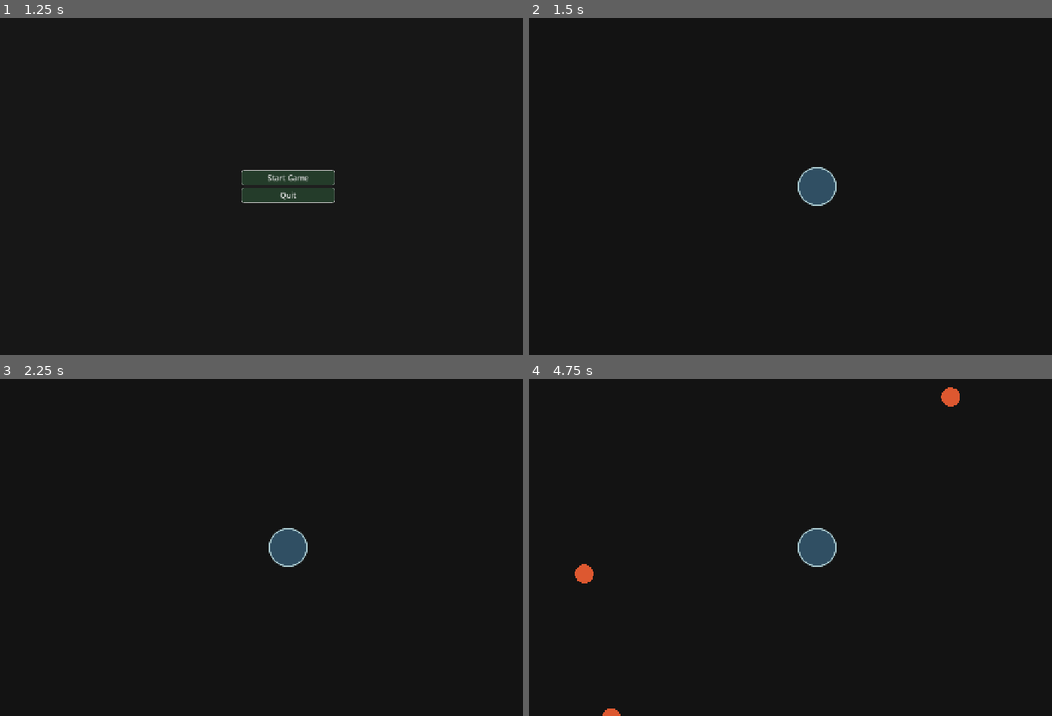
Above: before the commit, frames 1-4 (two rows, left to right).
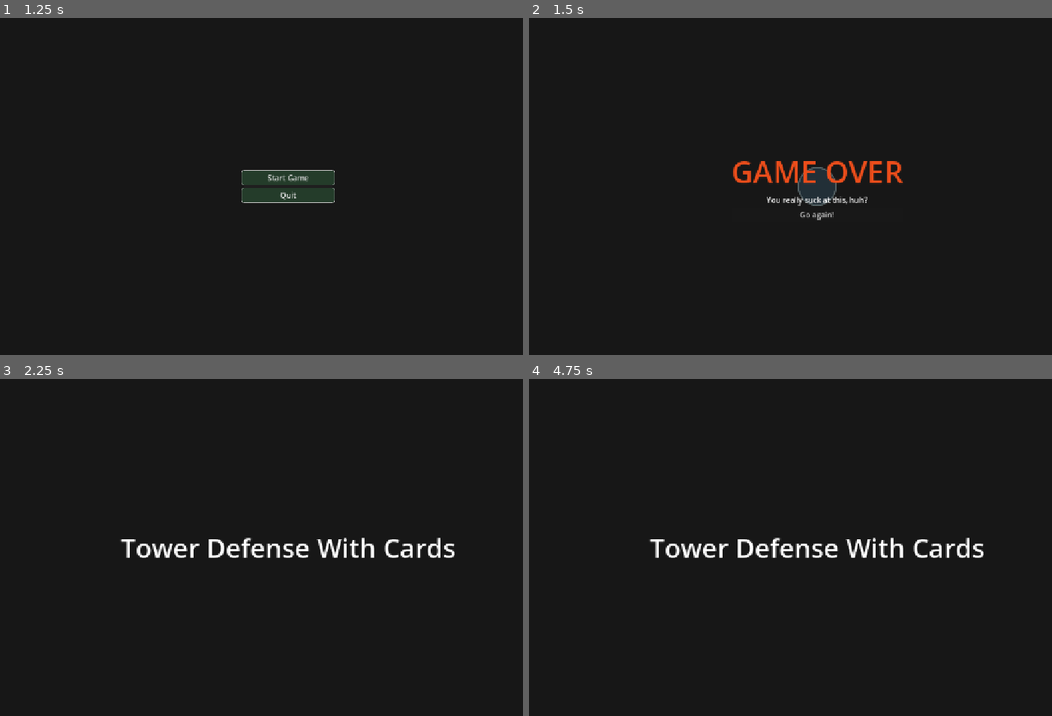
Above: after the commit, the same moments.

Repository: DennisRas/TowerDefenseWithCards
Game: Godot game, scene res://main.tscn
Two runs of this game, one before a commit and one after it. Both use one fixed random seed, a clock stepped at 60 frames per second and the inputs below.
Inputs (mouse positions are in pixels of both pictures, inside the frame that each line leads up to):
- Up to frame 1 (1.25 s): tap Enter (ui_accept) at 0.5 s; hold Enter (ui_accept) from 0.53 s (still down)
- Up to frame 2 (1.5 s): release Enter (ui_accept) at 1.25 s; click "Start Game" at 1.25 s
- Up to frame 3 (2.25 s): click (287, 574) at 2 s, where only the run after the commit has a clickable "Go again!"
- Up to frame 4 (4.75 s): tap Enter (ui_accept) at 2.75, 2.85, 3.02, 3.32 s; click (816, 537) at 3.5 s, where only the run after the commit has a clickable "Start Game"; click (816, 574) at 4.25 s, where only the run after the commit has a clickable "Go again!"

Frame 1 is identical in both runs. In frame 2, 1.9% of the frame differs, in the area x 39-72%, y 42-60%; in frame 3, 2.1%; in frame 4, 2.5%, in the area x 8-87%, y 2-100%.
Error before the commit: Invalid access to property or key 'health_changed' on a base object of type 'null instance'. (res://game/ui/hud/hud.gd:10)
Error after the commit: Attempt to call function 'bind' in base 'null instance' on a null instance. (res://game/game.gd:18)

Commit message:
refactoring

Diff:
--- a/game/game.gd
+++ b/game/game.gd
@@ -1,4 +1,9 @@
 extends Node
+
+@onready var Arena = $Arena
+@onready var tower = $Arena/Tower
+@onready var ui = $Ui
+@onready var HUD = $Ui/Hud
 
 enum State {
 	PLAYING,
@@ -7,19 +12,23 @@
 
 var state = State.PLAYING
 
-signal state_changed
+signal state_changed(state)
+
+func _ready() -> void:
+	ui.bind(self)
 
 func end():
 	if state == State.GAME_OVER:
 		return
 
+	get_tree().paused = true
 	state = State.GAME_OVER
-	get_tree().paused = true
 	state_changed.emit(state)
 	print("Game over!")
 
 func restart():
-	get_tree().reload_current_scene()
-	Game.state = Game.State.PLAYING
+	get_tree().reload_current_scene() 	# Let's not do this, but just reset game instead
 	get_tree().paused = false
+	state = State.PLAYING
+	state_changed.emit(state)
 	print("Game restarting")
--- a/game/game.tscn
+++ b/game/game.tscn
@@ -3,12 +3,8 @@
 [ext_resource type="Script" uid="uid://bqq8d3mm8lev7" path="res://game/game.gd" id="1_h7iqs"]
 [ext_resource type="PackedScene" uid="uid://usjvnuy1iksc" path="res://game/arena/arena.tscn" id="2_4fuuu"]
 [ext_resource type="Script" uid="uid://cr3vu3udfm46n" path="res://game/arena/arena.gd" id="3_dxrkv"]
-[ext_resource type="Script" uid="uid://baavm7skyvx5y" path="res://game/ui/hud/hud.gd" id="4_dxrkv"]
-[ext_resource type="Script" uid="uid://c0b0cj4ov8o0s" path="res://game/ui/overlays/game_over/restart_button.gd" id="5_dakft"]
-
-[sub_resource type="LabelSettings" id="LabelSettings_u5opy"]
-font_size = 64
-font_color = Color(0.92360234, 0.30274448, 0.10450987, 1)
+[ext_resource type="PackedScene" uid="uid://cghmc228ykhn2" path="res://game/ui/ui.tscn" id="4_dxrkv"]
+[ext_resource type="Script" uid="uid://bswlptk6c1j56" path="res://game/ui/ui.gd" id="5_dakft"]
 
 [node name="Game" type="Node2D" unique_id=920687291]
 script = ExtResource("1_h7iqs")
@@ -16,57 +12,5 @@
 [node name="Arena" parent="." unique_id=842938838 instance=ExtResource("2_4fuuu")]
 script = ExtResource("3_dxrkv")
 
-[node name="Game" type="Node" parent="." unique_id=61635897]
-script = ExtResource("1_h7iqs")
-
-[node name="UI" type="CanvasLayer" parent="." unique_id=1021804737]
-
-[node name="HUD" type="CanvasLayer" parent="UI" unique_id=1102190214]
-process_mode = 3
-script = ExtResource("4_dxrkv")
-
-[node name="TowerHPLabel" type="Label" parent="UI/HUD" unique_id=1116858648]
-offset_left = 20.0
-offset_top = 20.0
-offset_right = 60.0
-offset_bottom = 43.0
-
-[node name="GameOverPanel" type="Panel" parent="UI/HUD" unique_id=1432564142]
-visible = false
-top_level = true
-anchors_preset = 15
-anchor_right = 1.0
-anchor_bottom = 1.0
-grow_horizontal = 2
-grow_vertical = 2
-
-[node name="CenterContainer" type="CenterContainer" parent="UI/HUD/GameOverPanel" unique_id=2011767717]
-layout_mode = 1
-anchors_preset = 15
-anchor_right = 1.0
-anchor_bottom = 1.0
-grow_horizontal = 2
-grow_vertical = 2
-
-[node name="VBoxContainer" type="VBoxContainer" parent="UI/HUD/GameOverPanel/CenterContainer" unique_id=473673733]
-layout_mode = 2
-theme_override_constants/separation = 5
-
-[node name="GameOver" type="Label" parent="UI/HUD/GameOverPanel/CenterContainer/VBoxContainer" unique_id=1454938552]
-layout_mode = 2
-text = "GAME OVER"
-label_settings = SubResource("LabelSettings_u5opy")
-horizontal_alignment = 1
-vertical_alignment = 1
-
-[node name="RestartButton" type="Button" parent="UI/HUD/GameOverPanel/CenterContainer/VBoxContainer" unique_id=605983621]
-visible = false
-layout_mode = 2
-text = "Play Again"
+[node name="Ui" parent="." unique_id=1763920532 instance=ExtResource("4_dxrkv")]
 script = ExtResource("5_dakft")
-
-[node name="ClickToRestart" type="Label" parent="UI/HUD/GameOverPanel/CenterContainer/VBoxContainer" unique_id=1823937404]
-layout_mode = 2
-text = "Click to start again"
-horizontal_alignment = 1
-vertical_alignment = 1
--- a/game/ui/hud/hud.gd
+++ b/game/ui/hud/hud.gd
@@ -1,23 +1,20 @@
 extends CanvasLayer
 
 @onready var label = $TowerHPLabel
-@onready var tower = $"../Arena/Tower"
 @onready var overlay = $GameOverPanel
 
 func _ready():
 	process_mode = Node.PROCESS_MODE_ALWAYS
-	Game.state_changed.connect(state_changed)
-	tower.health_changed.connect(update_hp_label)
-	update_hp_label(tower.current_hp, tower.max_hp)
+	#Game.state_changed.connect(state_changed)
 
-func update_hp_label(current, max):
+func update_tower_health_text(current, max):
 	label.text = "Tower HP: %d/%d" % [current, max]
 
-func state_changed(state):
-	if state == Game.State.GAME_OVER:
-		overlay.visible = true
-	else:
-		overlay.visible = false
+#func state_changed(state):
+	#if state == Game.State.GAME_OVER:
+		#overlay.visible = true
+	#else:
+		#overlay.visible = false
 
 func _input(event):
 	if Game.state != Game.State.GAME_OVER:
--- a/game/ui/hud/hud.tscn
+++ b/game/ui/hud/hud.tscn
@@ -1,3 +1,12 @@
 [gd_scene format=3 uid="uid://c3dirjb8i8kg5"]
 
-[node name="Hud" type="Node2D" unique_id=2059965437]
+[ext_resource type="Script" uid="uid://baavm7skyvx5y" path="res://game/ui/hud/hud.gd" id="1_d4vpa"]
+
+[node name="Hud" type="CanvasLayer" unique_id=50652635]
+script = ExtResource("1_d4vpa")
+
+[node name="TowerHPLabel" type="Label" parent="." unique_id=384277224]
+offset_left = 20.0
+offset_top = 20.0
+offset_right = 60.0
+offset_bottom = 43.0
--- a/game/ui/overlays/game_over/game_over.tscn
+++ b/game/ui/overlays/game_over/game_over.tscn
@@ -1,3 +1,52 @@
 [gd_scene format=3 uid="uid://mjtwl70ba5u8"]
 
-[node name="Overlay" type="Node2D" unique_id=545898692]
+[ext_resource type="Script" uid="uid://c0b0cj4ov8o0s" path="res://game/ui/overlays/game_over/restart_button.gd" id="1_tfte2"]
+
+[sub_resource type="LabelSettings" id="LabelSettings_eyfj1"]
+font_size = 64
+font_color = Color(0.92360234, 0.30274448, 0.10450987, 1)
+
+[node name="GameOverOverlay" type="Control" unique_id=282295180]
+layout_mode = 3
+anchors_preset = 0
+
+[node name="Panel" type="Panel" parent="." unique_id=731649319]
+top_level = true
+layout_mode = 1
+anchors_preset = 15
+anchor_right = 1.0
+anchor_bottom = 1.0
+grow_horizontal = 2
+grow_vertical = 2
+
+[node name="CenterContainer" type="CenterContainer" parent="Panel" unique_id=335107672]
+layout_mode = 1
+anchors_preset = 15
+anchor_right = 1.0
+anchor_bottom = 1.0
+grow_horizontal = 2
+grow_vertical = 2
+
+[node name="VBoxContainer" type="VBoxContainer" parent="Panel/CenterContainer" unique_id=846729592]
+layout_mode = 2
+theme_override_constants/separation = 5
+
+[node name="GameOver" type="Label" parent="Panel/CenterContainer/VBoxContainer" unique_id=569559868]
+layout_mode = 2
+text = "GAME OVER"
+label_settings = SubResource("LabelSettings_eyfj1")
+horizontal_alignment = 1
+vertical_alignment = 1
+
+[node name="ClickToRestart" type="Label" parent="Panel/CenterContainer/VBoxContainer" unique_id=1598053902]
+layout_mode = 2
+text = "You really suck at this, huh?"
+horizontal_alignment = 1
+vertical_alignment = 1
+
+[node name="Restart" type="Button" parent="Panel/CenterContainer/VBoxContainer" unique_id=1888671696]
+layout_mode = 2
+text = "Go again!"
+script = ExtResource("1_tfte2")
+
+[connection signal="pressed" from="Panel/CenterContainer/VBoxContainer/Restart" to="Panel/CenterContainer/VBoxContainer/Restart" method="_on_pressed"]
--- a/game/ui/overlays/game_over/restart_button.gd
+++ b/game/ui/overlays/game_over/restart_button.gd
@@ -1,11 +1,12 @@
 extends Button
-
 
 # Called when the node enters the scene tree for the first time.
 func _ready() -> void:
 	pass # Replace with function body.
 
-
 # Called every frame. 'delta' is the elapsed time since the previous frame.
 func _process(delta: float) -> void:
 	pass
+
+func _on_pressed() -> void:
+	Game.restart()
--- /dev/null
+++ b/game/ui/ui.gd
@@ -0,0 +1,23 @@
+extends CanvasLayer
+
+var game
+
+func bind(game_instance):
+	game = game_instance
+
+	game.tower.health_changed.connect(on_tower_health_changed)
+	game.state_changed.connect(on_game_state_changed)
+
+func on_game_state_changed(state):
+	match state:
+		Game.State.GAME_OVER:
+			show_game_over()
+
+func show_game_over():
+	pass
+
+func show_card_selection():
+	pass
+
+func on_tower_health_changed(current, max):
+	$Hud.update_tower_health_text(current, max)
--- /dev/null
+++ b/game/ui/ui.tscn
@@ -0,0 +1,10 @@
+[gd_scene format=3 uid="uid://cghmc228ykhn2"]
+
+[ext_resource type="PackedScene" uid="uid://mjtwl70ba5u8" path="res://game/ui/overlays/game_over/game_over.tscn" id="1_jxga3"]
+[ext_resource type="PackedScene" uid="uid://c3dirjb8i8kg5" path="res://game/ui/hud/hud.tscn" id="2_kvrpj"]
+
+[node name="Ui" type="CanvasLayer" unique_id=1763920532]
+
+[node name="GameOverOverlay" parent="." unique_id=282295180 instance=ExtResource("1_jxga3")]
+
+[node name="Hud" parent="." unique_id=50652635 instance=ExtResource("2_kvrpj")]
Not shown, added: game/ui/ui.gd.uid
